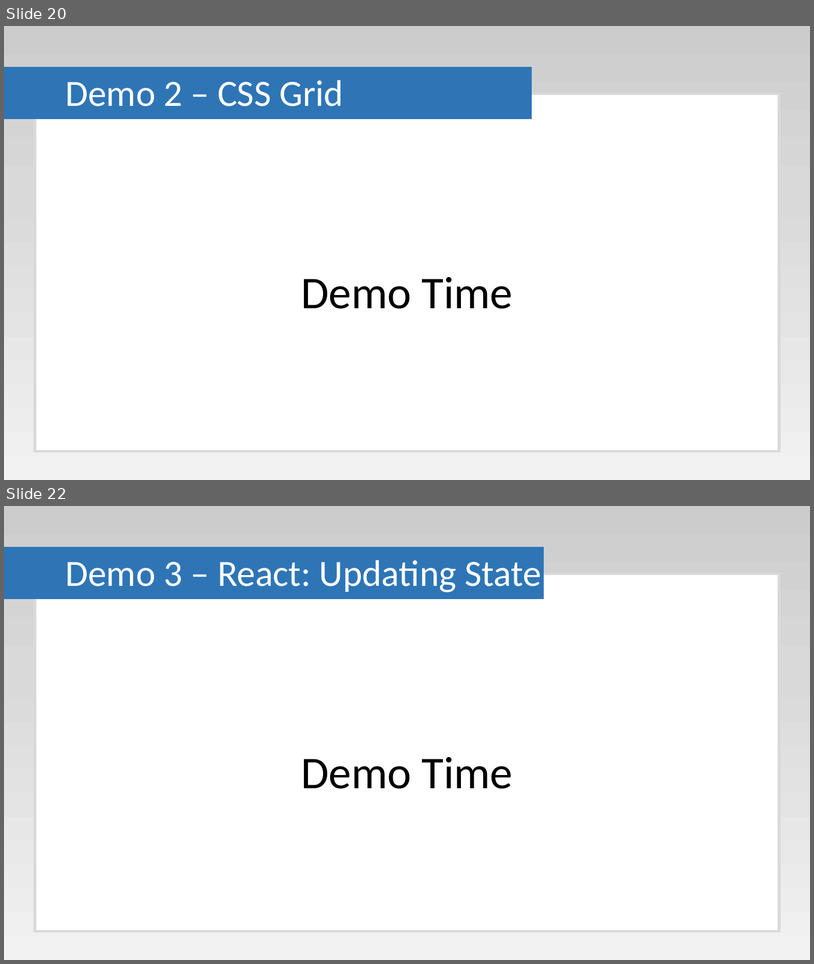
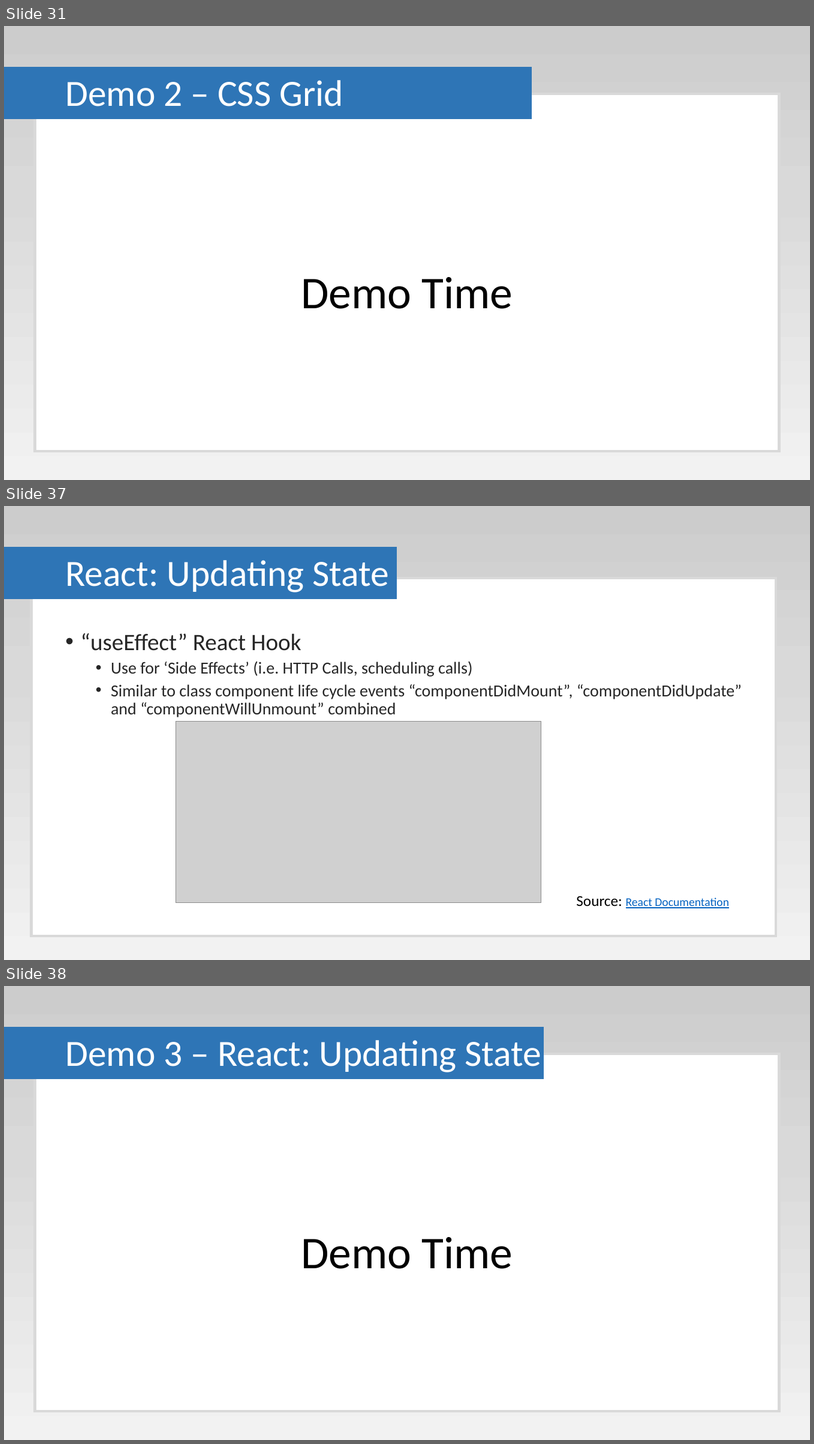
Before and after one commit to Paul-Hadfield/GameOfLife-Talk, a slide deck: Game Of Life Presentation.pptx. Shown one above the other, each under a label of ours: slides 20 and 22 before the commit, slides 31, 37 and 38 after it; the slides between them are not shown. The pictures are 814x964 and 814x1444 pixels, drawn with LibreOffice and Linux fonts; fonts in the diff are those of the drawing; grey boxes stand for pictures. Boxes give left, top, right and bottom in pixels: in the first picture for what was removed or moved away, otherwise in the second. Text is boxed around its words. In the diff, an @@ line names an element or a change of style, - is before the commit and + after.

```diff
--- a/Game Of Life Presentation.pptx
+++ b/Game Of Life Presentation.pptx
@@ slide 37 added at (x1=4, y1=506, x2=810, y2=960), background gradient #CCCCCC to #D9D9D9 to #F2F2F2 @@
@@ rectangle added at (x1=4, y1=547, x2=396, y2=598), fill #2E75B6, outline #2E75B6 1 pt @@
@@ title added at (x1=65, y1=560, x2=390, y2=592), 44 pt, text #FFFFFF @@
+React: Updating State
@@ rectangle added at (x1=31, y1=578, x2=776, y2=936), fill #FFFFFF, outline #D9D9D9 3 pt @@
@@ text added at (x1=81, y1=633, x2=742, y2=717), 20 pt, text #262626 @@
+• “useEffect” React Hook
+  • Use for ‘Side Effects’ (i.e. HTTP Calls, scheduling calls)
+  • Similar to class component life cycle events “componentDidMount”, “componentDidUpdate” and “componentWillUnmount” combined
@@ picture added at (x1=176, y1=721, x2=541, y2=902) @@
@@ text added at (x1=576, y1=895, x2=729, y2=908), 14 pt, text #0563C1, underline @@
+Source: React Documentation
@@ what was slide 20 is now slide 31 @@
@@ what was slide 22 is now slide 38 @@
```
Also in this commit, not shown: 9 slides changed, 18 other slides added, 1 slide removed.
